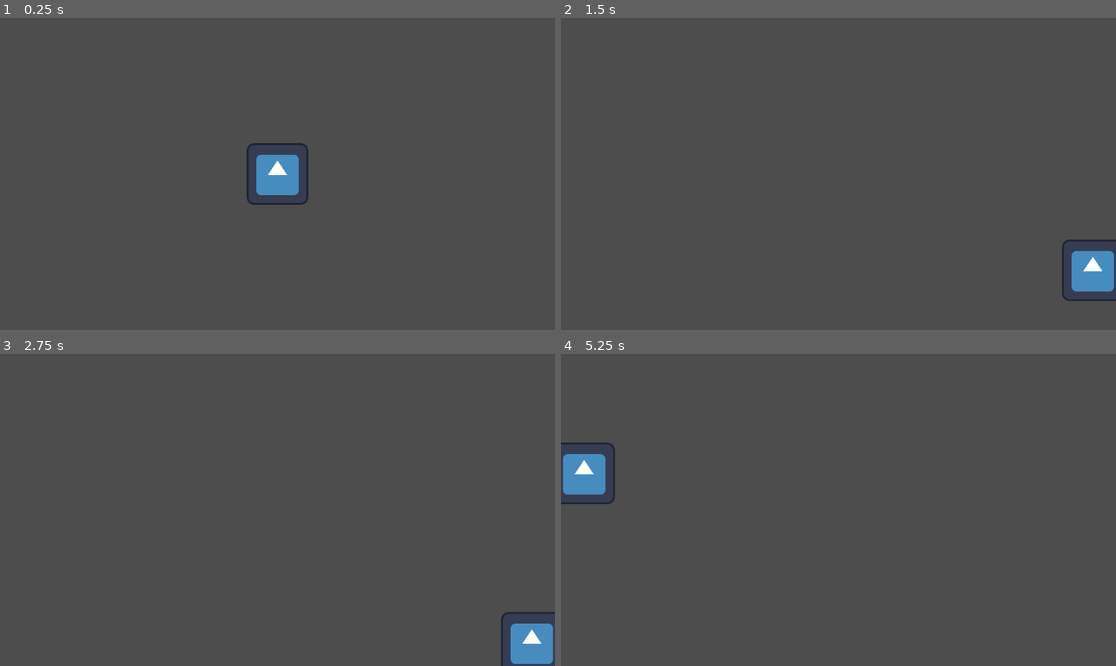
Above: before the commit, frames 1-4 (two rows, left to right).
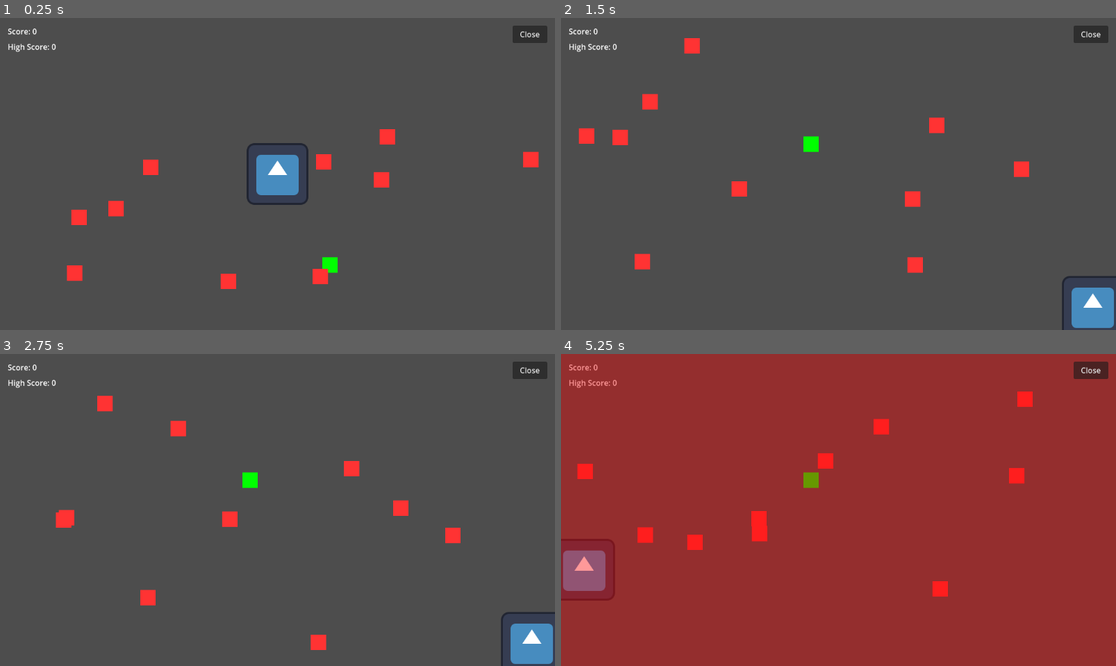
Above: after the commit, the same moments.

Repository: Benn4372/Project-1
Game: Godot game, scene res://main.tscn
The game is run twice, just before and just after one commit, with the same random seed, the same clock (stepped at 60 frames per second) and the same inputs. The engine's default icon, where the game draws it, is replaced by a stand-in: a white triangle on a blue panel in a dark square.
Inputs:
- Up to frame 1 (0.25 s): no input
- Up to frame 2 (1.5 s): hold Right (ui_right) 0.53-1.28 s; hold Down (ui_down) from 1.28 s (still down)
- Up to frame 3 (2.75 s): release Down (ui_down) at 2.03 s; hold Right (ui_right) from 2.03 s (still down)
- Up to frame 4 (5.25 s): release Right (ui_right) at 2.78 s; hold Up (ui_up) 2.78-3.53 s; hold Left (ui_left) 3.53-5.03 s; hold Down (ui_down) from 5.03 s (still down)

The runs differ from the first frame. In frame 1, 2.0% of the frame differs, in the area x 1-99%, y 2-87%; in frame 2, 4.0%; in frame 3, 2.0%; in frame 4, 100%, in the area x 0-100%, y 0-100%.

Commit message:
Made game
Added all features I want right now.

Diff:
--- a/project-#1/main.gd
+++ b/project-#1/main.gd
@@ -2,8 +2,41 @@
 
 const WALL_THICKNESS: float = 32.0
 const DEFAULT_PLAYER_START_RATIO := Vector2(0.5, 0.5)
+const BOX_SIZE: float = 32.0
+const FLASH_DURATION: float = 0.2
+const ROUND_PAUSE_DURATION: float = 1.0
+const HAZARD_COUNT: int = 10
+const POSITION_ATTEMPTS: int = 32
+const HAZARD_SPEED: float = 150.0
+const HAZARD_MIN_TICKS: int = 20
+const HAZARD_MAX_TICKS: int = 90
+const SUCCESS_FLASH_COLOR := Color(0, 1, 0, 0.4)
+const FAILURE_FLASH_COLOR := Color(1, 0, 0, 0.4)
+const DIAGONAL_COMPONENT: float = 0.70710678
+const HAZARD_DIRECTIONS := [
+	Vector2.LEFT,
+	Vector2.RIGHT,
+	Vector2.UP,
+	Vector2.DOWN,
+	Vector2(-DIAGONAL_COMPONENT, -DIAGONAL_COMPONENT),
+	Vector2(DIAGONAL_COMPONENT, -DIAGONAL_COMPONENT),
+	Vector2(-DIAGONAL_COMPONENT, DIAGONAL_COMPONENT),
+	Vector2(DIAGONAL_COMPONENT, DIAGONAL_COMPONENT)
+]
+
+var is_level_completing: bool = false
+var is_hazard_movement_paused: bool = false
+var score: int = 0
+var high_score: int = 0
+var round_sequence_id: int = 0
 
 @onready var player: CharacterBody2D = $Player
+@onready var goal_box: Area2D = $GoalBox
+@onready var hazard_container: Node2D = $Hazards
+@onready var score_label: Label = $CanvasLayer/ScoreLabel
+@onready var high_score_label: Label = $CanvasLayer/HighScoreLabel
+@onready var flash_overlay: ColorRect = $CanvasLayer/FlashOverlay
+@onready var flash_timer: Timer = $FlashTimer
 @onready var top_wall: StaticBody2D = $TopWall
 @onready var bottom_wall: StaticBody2D = $BottomWall
 @onready var left_wall: StaticBody2D = $LeftWall
@@ -16,10 +49,26 @@
 
 func _ready() -> void:
 	get_viewport().size_changed.connect(_update_play_area)
+	goal_box.body_entered.connect(_on_goal_box_body_entered)
+	$CanvasLayer/CloseButton.pressed.connect(_on_close_button_pressed)
+	flash_timer.wait_time = FLASH_DURATION
+	_update_score_label()
+	_update_high_score_label()
 	_update_play_area()
 
 	if player.global_position == Vector2.ZERO:
 		player.global_position = get_viewport_rect().size * DEFAULT_PLAYER_START_RATIO
+
+	_place_goal_box()
+	_create_hazards()
+	_place_hazards()
+
+
+func _physics_process(delta: float) -> void:
+	if is_hazard_movement_paused:
+		return
+
+	_move_hazards(delta)
 
 
 func _update_play_area() -> void:
@@ -35,3 +84,187 @@
 	bottom_wall.position = Vector2(viewport_size.x * 0.5, viewport_size.y + half_thickness)
 	left_wall.position = Vector2(-half_thickness, viewport_size.y * 0.5)
 	right_wall.position = Vector2(viewport_size.x + half_thickness, viewport_size.y * 0.5)
+	flash_overlay.size = viewport_size
+
+
+func _place_goal_box() -> void:
+	goal_box.position = _get_random_box_position()
+
+
+func _create_hazards() -> void:
+	for child in hazard_container.get_children():
+		child.queue_free()
+
+	for _index in range(HAZARD_COUNT):
+		var hazard := Area2D.new()
+		var collision_shape := CollisionShape2D.new()
+		var shape := RectangleShape2D.new()
+		var visual := Polygon2D.new()
+		var half_box := BOX_SIZE * 0.5
+
+		shape.size = Vector2(BOX_SIZE, BOX_SIZE)
+		collision_shape.shape = shape
+		hazard.body_entered.connect(_on_hazard_body_entered)
+		hazard.set_meta("direction", Vector2.ZERO)
+		hazard.set_meta("ticks_remaining", 0)
+		visual.polygon = PackedVector2Array([
+			Vector2(-half_box, -half_box),
+			Vector2(half_box, -half_box),
+			Vector2(half_box, half_box),
+			Vector2(-half_box, half_box)
+		])
+		visual.color = Color(1, 0.2, 0.2, 1)
+
+		hazard.add_child(collision_shape)
+		hazard.add_child(visual)
+		hazard_container.add_child(hazard)
+
+
+func _place_hazards() -> void:
+	for hazard_node in hazard_container.get_children():
+		var hazard: Area2D = hazard_node
+		hazard.position = _get_random_box_position()
+		_assign_hazard_direction(hazard)
+
+
+func _move_hazards(delta: float) -> void:
+	for hazard_node in hazard_container.get_children():
+		var hazard: Area2D = hazard_node
+		var ticks_remaining: int = hazard.get_meta("ticks_remaining", 0)
+		if ticks_remaining <= 0:
+			_assign_hazard_direction(hazard)
+			ticks_remaining = hazard.get_meta("ticks_remaining", 0)
+
+		var direction: Vector2 = hazard.get_meta("direction", Vector2.ZERO)
+		var new_position := hazard.position + direction * HAZARD_SPEED * delta
+		var clamped_position := _clamp_box_position(new_position)
+
+		if clamped_position != new_position:
+			_assign_hazard_direction(hazard)
+		else:
+			hazard.position = clamped_position
+			hazard.set_meta("ticks_remaining", ticks_remaining - 1)
+
+
+func _assign_hazard_direction(hazard: Area2D) -> void:
+	hazard.set_meta("direction", HAZARD_DIRECTIONS[randi_range(0, HAZARD_DIRECTIONS.size() - 1)])
+	hazard.set_meta("ticks_remaining", randi_range(HAZARD_MIN_TICKS, HAZARD_MAX_TICKS))
+
+
+func _get_random_box_position() -> Vector2:
+	var half_box := BOX_SIZE * 0.5
+	var viewport_size := get_viewport_rect().size
+	var min_position := Vector2(WALL_THICKNESS + half_box, WALL_THICKNESS + half_box)
+	var max_position := viewport_size - Vector2(WALL_THICKNESS + half_box, WALL_THICKNESS + half_box)
+
+	if max_position.x < min_position.x or max_position.y < min_position.y:
+		return min_position
+
+	for _attempt in range(POSITION_ATTEMPTS):
+		var candidate := Vector2(
+			randf_range(min_position.x, max_position.x),
+			randf_range(min_position.y, max_position.y)
+		)
+
+		if not _box_overlaps_player(candidate):
+			return candidate
+
+	return min_position
+
+
+func _clamp_box_position(box_center: Vector2) -> Vector2:
+	var half_box := BOX_SIZE * 0.5
+	var viewport_size := get_viewport_rect().size
+	return Vector2(
+		clampf(box_center.x, WALL_THICKNESS + half_box, viewport_size.x - WALL_THICKNESS - half_box),
+		clampf(box_center.y, WALL_THICKNESS + half_box, viewport_size.y - WALL_THICKNESS - half_box)
+	)
+
+
+func _box_overlaps_player(box_center: Vector2) -> bool:
+	var player_half_size := Vector2(48.0, 48.0)
+	var box_half_size := Vector2(BOX_SIZE * 0.5, BOX_SIZE * 0.5)
+	var player_min := player.global_position - player_half_size
+	var player_max := player.global_position + player_half_size
+	var box_min := box_center - box_half_size
+	var box_max := box_center + box_half_size
+
+	return (
+		box_min.x < player_max.x
+		and box_max.x > player_min.x
+		and box_min.y < player_max.y
+		and box_max.y > player_min.y
+	)
+
+
+func _on_goal_box_body_entered(body: Node2D) -> void:
+	if body != player:
+		return
+	if is_level_completing and not _can_interrupt_pause():
+		return
+
+	score += 1
+	_update_score_label()
+	_complete_round(SUCCESS_FLASH_COLOR)
+
+
+func _on_hazard_body_entered(body: Node2D) -> void:
+	if body != player:
+		return
+	if is_level_completing and not _can_interrupt_pause():
+		return
+
+	if score > high_score:
+		high_score = score
+		_update_high_score_label()
+
+	score = 0
+	_update_score_label()
+	_complete_round(FAILURE_FLASH_COLOR)
+
+
+func _can_interrupt_pause() -> bool:
+	return is_level_completing and is_hazard_movement_paused and not flash_overlay.visible
+
+
+func _complete_round(flash_color: Color) -> void:
+	round_sequence_id += 1
+	var active_round_id := round_sequence_id
+
+	is_level_completing = true
+	is_hazard_movement_paused = true
+	goal_box.set_deferred("monitoring", false)
+
+	flash_overlay.color = flash_color
+	flash_overlay.visible = true
+	flash_timer.start()
+	await flash_timer.timeout
+	if active_round_id != round_sequence_id:
+		return
+
+	flash_overlay.visible = false
+	_place_goal_box()
+	_place_hazards()
+	goal_box.monitoring = true
+	await get_tree().physics_frame
+	if active_round_id != round_sequence_id:
+		return
+
+	await get_tree().create_timer(ROUND_PAUSE_DURATION).timeout
+	if active_round_id != round_sequence_id:
+		return
+
+	is_hazard_movement_paused = false
+	is_level_completing = false
+
+
+func _update_score_label() -> void:
+	score_label.text = "Score: %d" % score
+
+
+func _update_high_score_label() -> void:
+	high_score_label.text = "High Score: %d" % high_score
+
+
+func _on_close_button_pressed() -> void:
+	get_tree().quit()
--- a/project-#1/main.tscn
+++ b/project-#1/main.tscn
@@ -7,6 +7,8 @@
 [sub_resource type="RectangleShape2D" id="RectangleShape2D_bottom"]
 [sub_resource type="RectangleShape2D" id="RectangleShape2D_left"]
 [sub_resource type="RectangleShape2D" id="RectangleShape2D_right"]
+[sub_resource type="RectangleShape2D" id="RectangleShape2D_goal"]
+size = Vector2(32, 32)
 
 [node name="Main" type="Node2D" unique_id=630661907]
 script = ExtResource("2_u3xr5")
@@ -32,3 +34,49 @@
 
 [node name="CollisionShape2D" type="CollisionShape2D" parent="RightWall"]
 shape = SubResource("RectangleShape2D_right")
+
+[node name="GoalBox" type="Area2D" parent="."]
+
+[node name="CollisionShape2D" type="CollisionShape2D" parent="GoalBox"]
+shape = SubResource("RectangleShape2D_goal")
+
+[node name="Polygon2D" type="Polygon2D" parent="GoalBox"]
+polygon = PackedVector2Array(-16, -16, 16, -16, 16, 16, -16, 16)
+color = Color(0, 1, 0, 1)
+
+[node name="Hazards" type="Node2D" parent="."]
+
+[node name="CanvasLayer" type="CanvasLayer" parent="."]
+
+[node name="ScoreLabel" type="Label" parent="CanvasLayer"]
+offset_left = 16.0
+offset_top = 16.0
+offset_right = 160.0
+offset_bottom = 42.0
+text = "Score: 0"
+
+[node name="HighScoreLabel" type="Label" parent="CanvasLayer"]
+offset_left = 16.0
+offset_top = 48.0
+offset_right = 220.0
+offset_bottom = 74.0
+text = "High Score: 0"
+
+[node name="FlashOverlay" type="ColorRect" parent="CanvasLayer"]
+visible = false
+offset_right = 1152.0
+offset_bottom = 648.0
+mouse_filter = 2
+color = Color(0, 1, 0, 0.4)
+
+[node name="CloseButton" type="Button" parent="CanvasLayer"]
+offset_left = -88.0
+offset_top = 16.0
+offset_right = -16.0
+offset_bottom = 52.0
+anchor_left = 1.0
+anchor_right = 1.0
+text = "Close"
+
+[node name="FlashTimer" type="Timer" parent="."]
+one_shot = true
--- a/project-#1/player.gd
+++ b/project-#1/player.gd
@@ -1,6 +1,6 @@
 extends CharacterBody2D
 
-@export var speed: float = 1000.0
+@export var speed: float = 2000.0
 
 
 func _physics_process(_delta: float) -> void:
